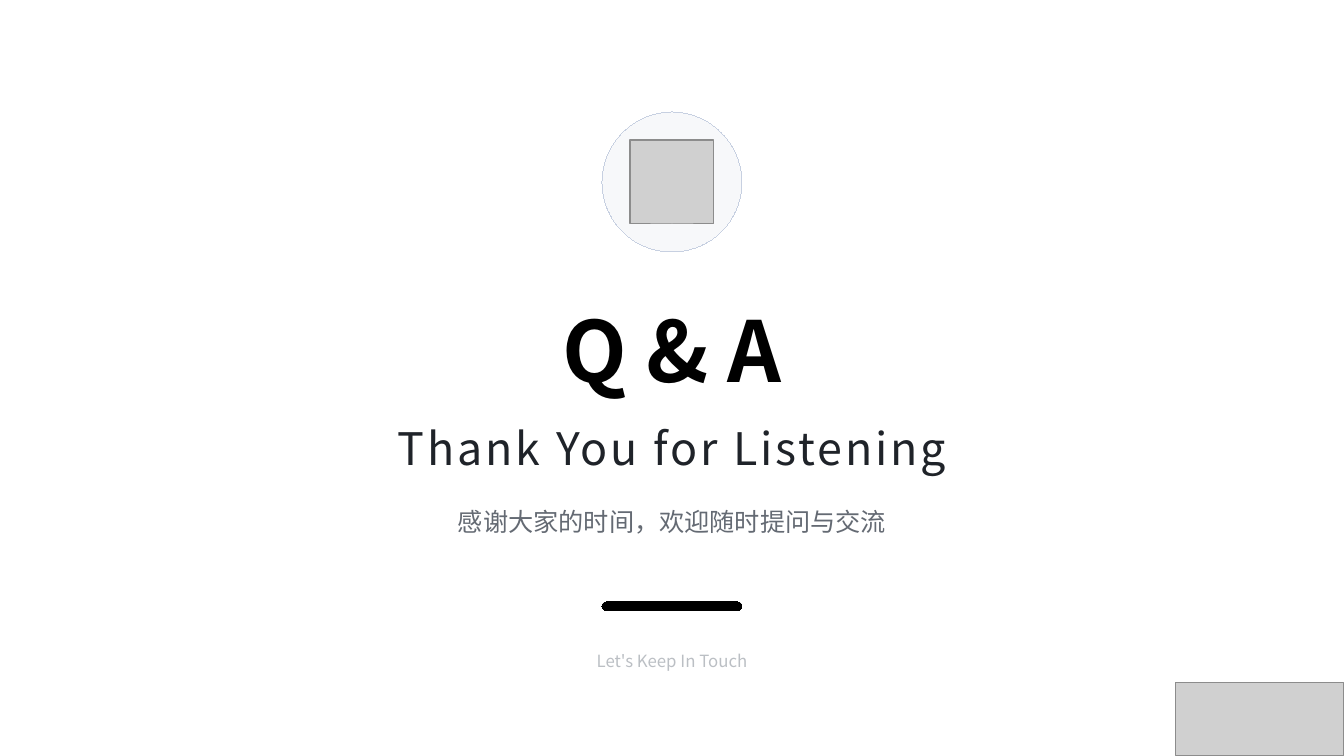
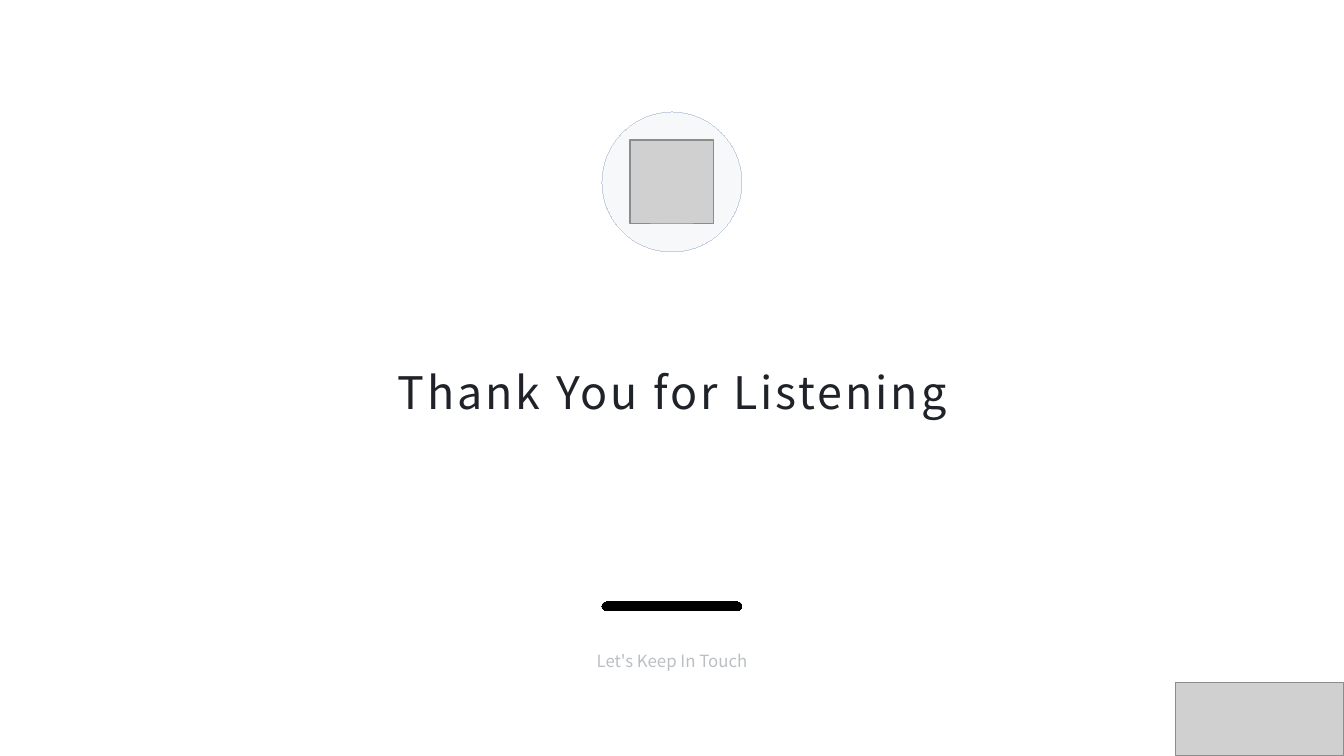
Before and after one commit to ourui0/PaperReading, a slide deck: slide 9 of ppt/OATest工具改进方案.pptx (slide 10 before the commit). Drawn at 1344x756 pixels with LibreOffice and Linux fonts; fonts in the diff are those of the drawing; grey boxes stand for pictures. Boxes give left, top, right and bottom in pixels: in the first picture for what was removed or moved away, otherwise in the second. Text is boxed around its words. In the diff, an @@ line names an element or a change of style, - is before the commit and + after.

```diff
--- a/ppt/OATest工具改进方案.pptx
+++ b/ppt/OATest工具改进方案.pptx
@@ text removed at (x1=563, y1=318, x2=782, y2=399) @@
-Q & A
@@ text "Thank You for Listening" moved from (x1=398, y1=428, x2=946, y2=477) to (x1=398, y1=372, x2=947, y2=420) @@
@@ text removed at (x1=458, y1=510, x2=886, y2=534) @@
-感谢大家的时间，欢迎随时提问与交流
```
Also in this commit, not shown: 3 other slides changed, 1 slide added, 2 slides removed, 9 other files.
